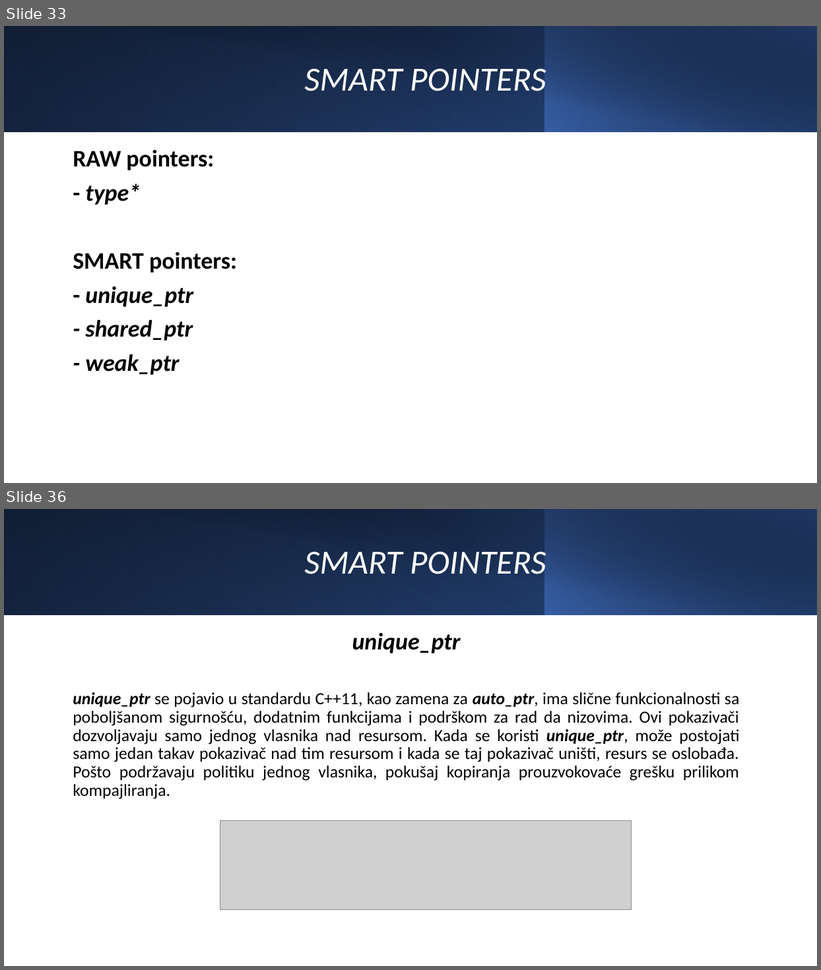
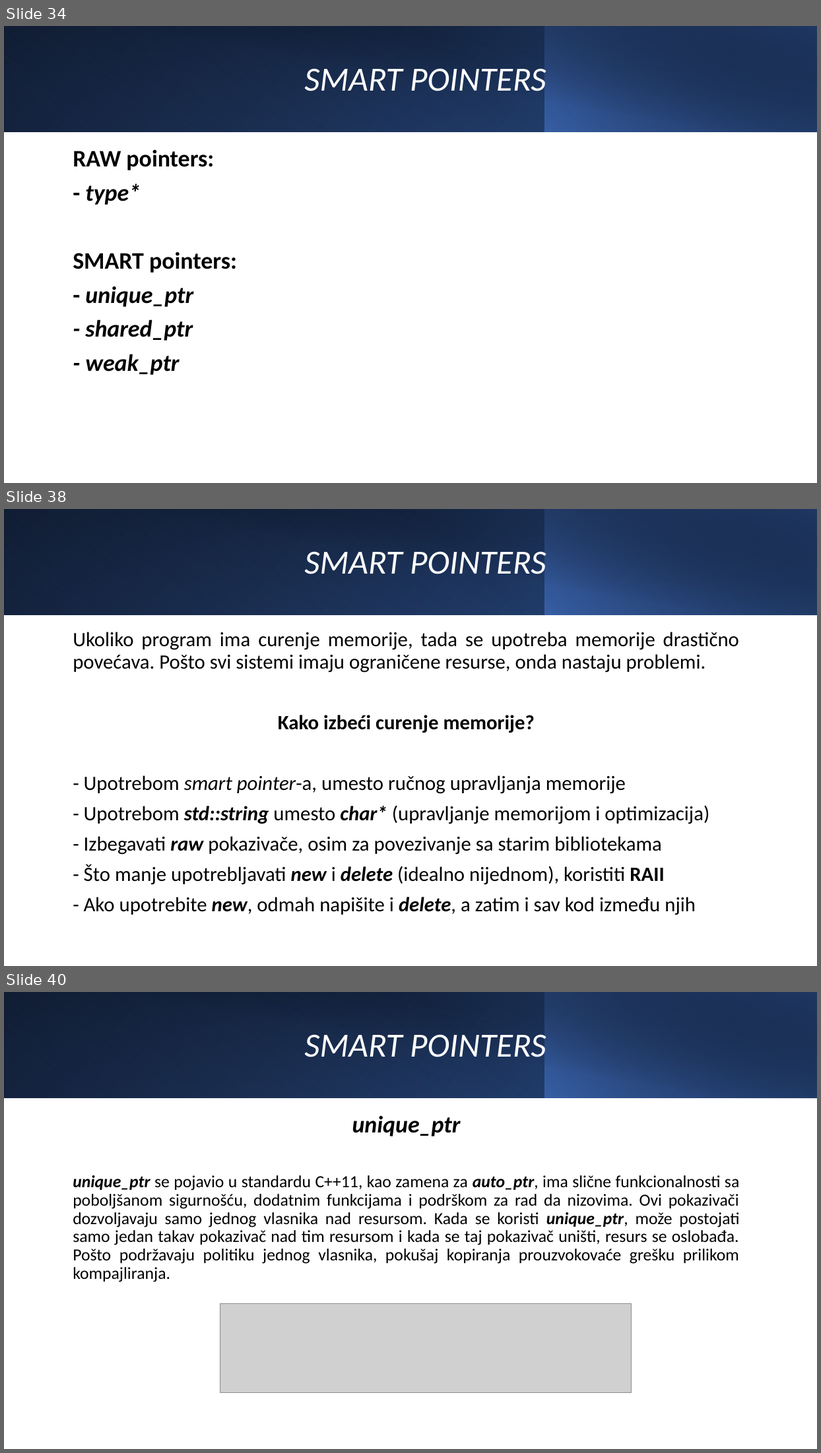
Before and after one commit to grujevmilan/NSI_projekat, a slide deck: NSI - C++.pptx. Shown one above the other, each under a label of ours: slides 33 and 36 before the commit, slides 34, 38 and 40 after it; the slides between them are not shown. The pictures are 821x970 and 821x1453 pixels, drawn with LibreOffice and Linux fonts; fonts in the diff are those of the drawing; grey boxes stand for pictures. Boxes give left, top, right and bottom in pixels: in the first picture for what was removed or moved away, otherwise in the second. Text is boxed around its words. In the diff, an @@ line names an element or a change of style, - is before the commit and + after.

```diff
--- a/NSI - C++.pptx
+++ b/NSI - C++.pptx
@@ slide 38 added at (4,509,817,966), background #FFFFFF @@
@@ rectangle added at (4,509,817,615), fill gradient #000000 to #2F5597 @@
@@ rectangle added at (4,509,546,615), fill gradient #4472C4 to #203864 @@
@@ rectangle added at (34,509,817,616), fill gradient #000000 to #203864 @@
@@ rectangle added at (545,509,817,615), fill gradient #4472C4 to #000000 @@
@@ title added at (304,551,546,582), 40 pt, text #FFFFFF, italic @@
+SMART POINTERS
@@ text added at (73,632,739,916), 24 pt, text #000000 @@
+Ukoliko program ima curenje memorije, tada se upotreba memorije drastično povećava. Pošto svi sistemi imaju ograničene resurse, onda nastaju problemi.
+Kako izbeći curenje memorije?
+- Upotrebom smart pointer-a, umesto ručnog upravljanja memorije
+- Upotrebom std::string umesto char* (upravljanje memorijom i optimizacija)
+- Izbegavati raw pokazivače, osim za povezivanje sa starim bibliotekama
+- Što manje upotrebljavati new i delete (idealno nijednom), koristiti RAII
+- Ako upotrebite new, odmah napišite i delete, a zatim i sav kod između njih
@@ what was slide 33 is now slide 34 @@
@@ what was slide 36 is now slide 40 @@
```
Also in this commit, not shown: 6 other slides added.
